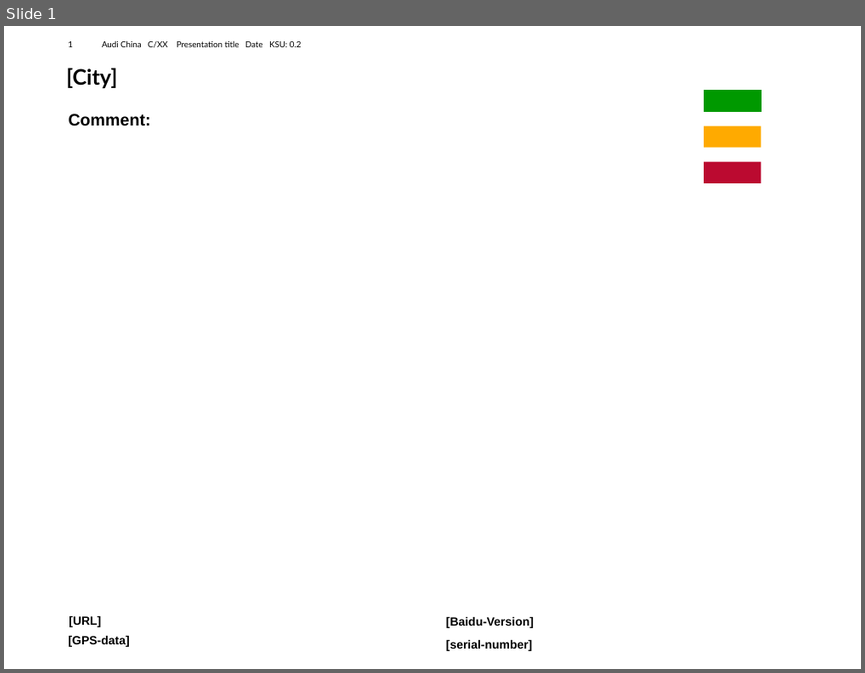
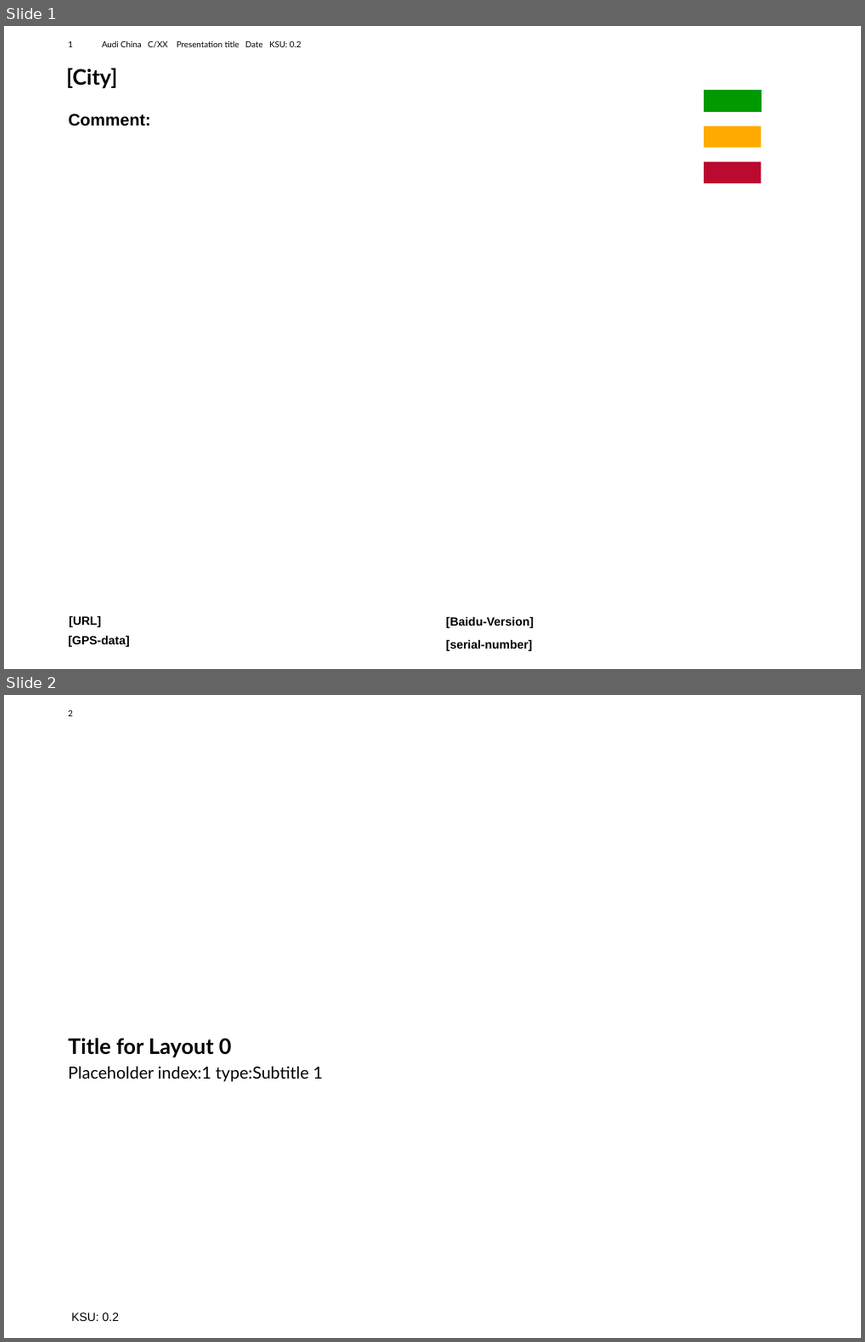
Before and after one commit to busted1212/AUDI_L3_WP1_Virtual_Drive, a slide deck: new-file-name.pptm. Shown one above the other, each under a label of ours: slide 1 before the commit, slides 1 and 2 after it. The pictures are 865x673 and 865x1342 pixels, drawn with LibreOffice and Linux fonts; fonts in the diff are those of the drawing; background and template pictures are left out. Boxes give left, top, right and bottom in pixels: in the first picture for what was removed or moved away, otherwise in the second. Text is boxed around its words. In the diff, an @@ line names an element or a change of style, - is before the commit and + after.

```diff
--- a/new-file-name.pptm
+++ b/new-file-name.pptm
@@ slide 2 added at (4,695,861,1338), background #FFFFFF; not listed: 1 template element that a slide beside it also shows @@
@@ title added at (68,1038,232,1057), 18 pt, text #000000, bold @@
+Title for Layout 0
@@ subtitle added at (68,1066,323,1082), 14 pt, text #000000 @@
+Placeholder index:1 type:Subtitle 1
@@ text added at (71,1312,119,1321), 10 pt, text #000000 @@
+KSU: 0.2
```
Also in this commit, not shown: 19 other slides added, 1 slide removed, 18 other files.
